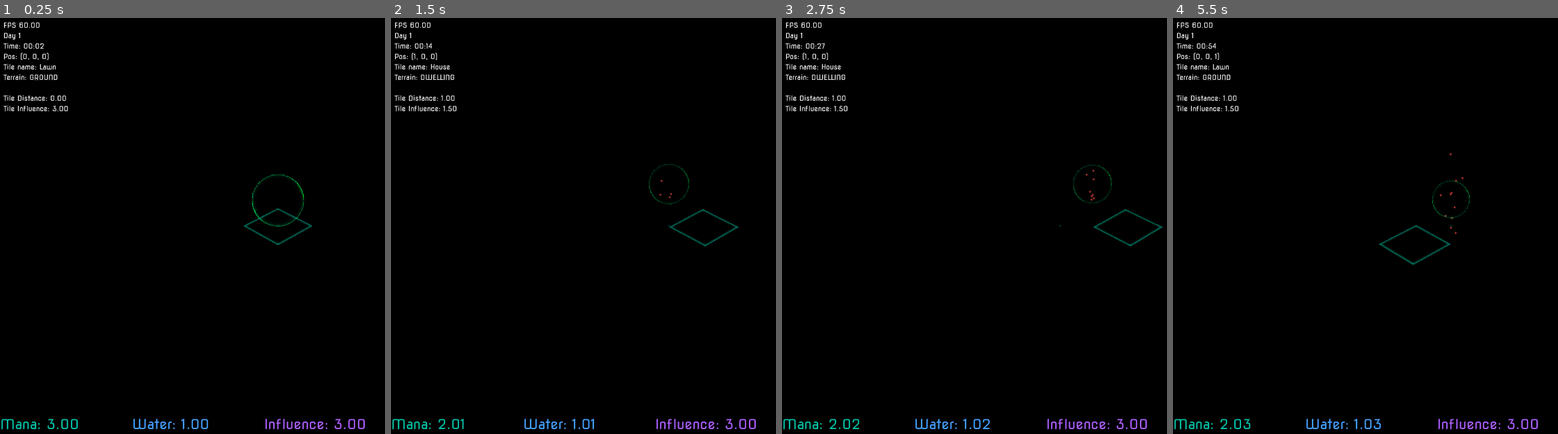
Above: before the commit, frames 1-4 (left to right).
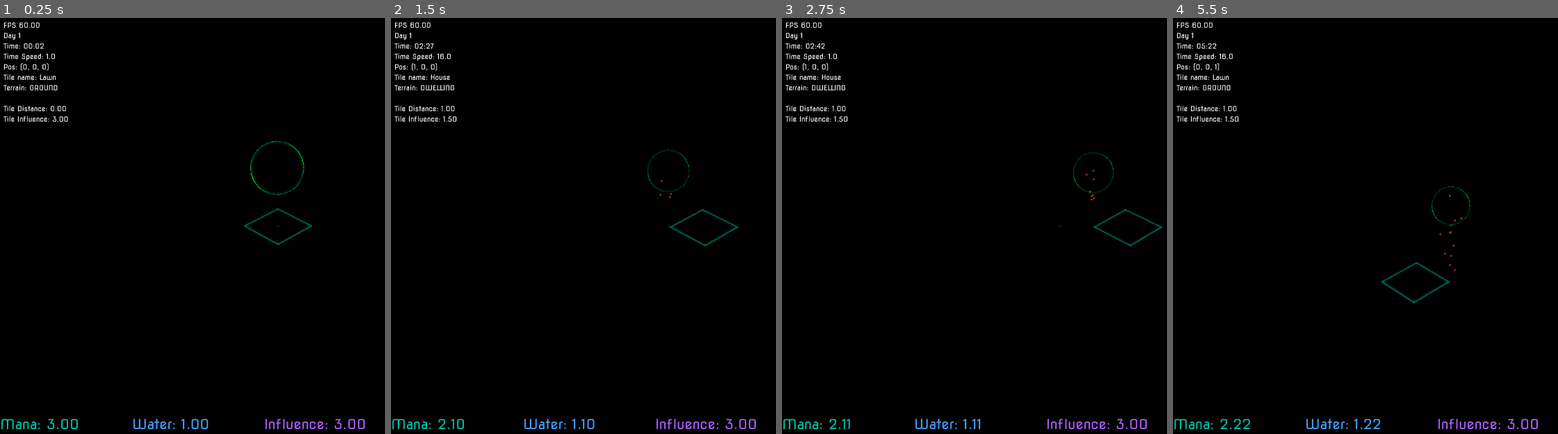
Above: after the commit, the same moments.

Repository: greenavalanche/gridmesh-test
Game: Godot game, scene res://scenes/root.tscn
Two runs of this game, one before a commit and one after it. Both use one fixed random seed, a clock stepped at 60 frames per second and the inputs below.
Inputs (mouse positions are in pixels of both pictures, inside the frame that each line leads up to):
- Up to frame 1 (0.25 s): no input
- Up to frame 2 (1.5 s): tap Enter (tile_action) at 0.5 s; move the mouse to (outside the picture) at 0.52 s; hold D (cursor_right) 0.53-1.28 s; tap Space (time_flow_toggle, bound only after the commit) at 0.6 s; move the mouse to (556, 246) at 1.27 s; hold S (cursor_down) from 1.28 s (still down); tap Down (camera_down) at 1.35 s
- Up to frame 3 (2.75 s): tap Space (time_flow_toggle, bound only after the commit) at 1.55, 2.3 s; move the mouse to (1116, 134) at 2.02 s; release S (cursor_down) at 2.03 s; hold D (cursor_right) from 2.03 s (still down); tap Left (camera_left) at 2.1 s
- Up to frame 4 (5.5 s): tap Tab (cursor_reset) at 2.75 s; move the mouse to (1423, 309) at 2.77 s; release D (cursor_right) at 2.78 s; hold W (cursor_up) 2.78-3.53 s; tap Right (camera_right) at 2.85 s; tap Space (time_flow_toggle, bound only after the commit) every 0.75 s from 3.05 to 5.3 s; tap Escape (camera_reset) at 3.5 s; move the mouse to (outside the picture) at 3.52 s; hold Middle mouse button (camera_toggle) 3.53-4.28 s; hold A (cursor_left) 3.53-5.03 s; move the mouse to (1284, 163) at 4.27 s; tap Up (camera_up) at 4.35 s; move the mouse to (1477, 226) at 5.02 s; hold S (cursor_down) from 5.03 s (still down); tap Enter (tile_action) at 5.1 s

The runs differ from the first frame. In frame 1, 1.1% of the frame differs, in the area x 0-80%, y 8-51%; in frame 2, 1.1%; in frame 3, 1.1%; in frame 4, 1.5%, in the area x 0-78%, y 6-99%.

Commit message:
fix stages logic add time acceleration as a non-cheat :D

Diff:
--- a/project.godot
+++ b/project.godot
@@ -23,7 +23,6 @@
 
 window/size/viewport_width=1280
 window/size/viewport_height=960
-window/size/mode=4
 window/vsync/vsync_mode=3
 
 [input]
@@ -32,7 +31,6 @@
 "deadzone": 0.2,
 "events": [Object(InputEventMouseButton,"resource_local_to_scene":false,"resource_name":"","device":-1,"window_id":0,"a …(258 unchanged characters)…
 , Object(InputEventJoypadMotion,"resource_local_to_scene":false,"resource_name":"","device":-1,"axis":5,"axis_value":1.0,"script":null)
-, Object(InputEventKey,"resource_local_to_scene":false,"resource_name":"","device":-1,"window_id":0,"alt_pressed":false,"shift_pressed":false,"ctrl_pressed":false,"meta_pressed":false,"pressed":false,"keycode":0,"physical_keycode":32,"key_label":0,"unicode":32,"location":0,"echo":false,"script":null)
 ]
 }
 camera_left={
@@ -116,9 +114,10 @@
 "events": [Object(InputEventKey,"resource_local_to_scene":false,"resource_name":"","device":-1,"window_id":0,"alt_press …(191 unchanged characters)…
 ]
 }
-cheat_time={
+time_flow_toggle={
 "deadzone": 0.2,
-"events": [Object(InputEventKey,"resource_local_to_scene":fa …(66 unchanged characters)… se,"shift_pressed":false,"ctrl_pressed":true,"meta_pressed":false,"pressed":false,"keycode":0,"physical_keycode":84,"key_label":0,"unicode":116,"location":0,"echo":false,"script":null)
+"events": [Object(InputEventKey,"resource_local_to_scene":fa …(66 unchanged characters)… se,"shift_pressed":false,"ctrl_pressed":false,"meta_pressed":false,"pressed":false,"keycode":0,"physical_keycode":32,"key_label":0,"unicode":32,"location":0,"echo":false,"script":null)
+, Object(InputEventJoypadButton,"resource_local_to_scene":false,"resource_name":"","device":-1,"button_index":12,"pressure":0.0,"pressed":true,"script":null)
 ]
 }
 
--- a/scenes/root.tscn
+++ b/scenes/root.tscn
@@ -48,6 +48,12 @@
 size_flags_horizontal = 0
 theme = ExtResource("4_j287u")
 text = "Time"
+
+[node name="TimeSpeed" type="Label" parent="Stats/VBoxContainer"]
+layout_mode = 2
+size_flags_horizontal = 0
+theme = ExtResource("4_j287u")
+text = "Time Speed"
 
 [node name="CursorPos" type="Label" parent="Stats/VBoxContainer"]
 layout_mode = 2
--- a/scripts/manager.gd
+++ b/scripts/manager.gd
@@ -6,6 +6,8 @@
 @export var START_WATER: float = 1.0
 @export var MANA_PER_INFLUENCE_PER_DAY: float = 0.33
 var time: GameTime
+var time_speeds = [0.0, 1.0, 16.0]
+var time_speed_idx: int = 1
 
 var mana: FloatResource = FloatResource.new(START_MANA, 0.0, START_MANA_TOTAL)
 var water: FloatResource = FloatResource.new(START_WATER)
@@ -14,14 +16,24 @@
 
 var plants: Array[Plant] = []
 
+var prev_time: float
+
 func _ready() -> void:
 	time = GameTime.new(0.0)
 
 func _process(delta: float) -> void:
+	process_time_speed_toggle()
 	time.flow(delta)
-	replenish_mana(delta)
-	replenish_water(delta)
 	process_cheat_codes(delta)
+	var time_delta = time.time - prev_time
+	replenish_mana(time_delta)
+	replenish_water(time_delta)
+	prev_time = time.time
+
+func process_time_speed_toggle():
+	if Input.is_action_just_pressed("time_flow_toggle"):
+		time_speed_idx = (time_speed_idx + 1) % time_speeds.size()
+		time.speed = time_speeds[time_speed_idx]
 
 func process_cheat_codes(delta):
 	if Input.is_action_pressed("cheat_water"):
@@ -30,8 +42,6 @@
 		mana.add(delta)
 	if Input.is_action_pressed("cheat_influence"):
 		influence.add(delta)
-	if Input.is_action_pressed("cheat_time"):
-		time.flow(delta*7)
 
 func replenish_mana(delta: float):
 	mana.add(delta / time.get_delay(1) * influence.value * MANA_PER_INFLUENCE_PER_DAY)
--- a/scripts/manager/game_time.gd
+++ b/scripts/manager/game_time.gd
@@ -10,12 +10,13 @@
 var minute: float
 var day: int:
 	get=get_day
+var speed: float = 1.0
 
 func _init(_time: float):
 	time = _time
 
 func flow(delta: float):
-	time += delta
+	time += delta * speed
 
 func get_day():
 	return __get_days() + 1
@@ -24,7 +25,7 @@
 	return int(time / DAY_LENGTH)
 
 func time_string() -> String:
-	var daytime: float = time - __get_days()
+	var daytime: float = time - __get_days() * DAY_LENGTH
 	var hour = int(daytime / HOUR_LENGTH)
 	var minute = (daytime - hour * HOUR_LENGTH) / MINUTE_LENGTH
 	return "%02d:%02d" % [hour, minute]
--- a/scripts/plant/plant.gd
+++ b/scripts/plant/plant.gd
@@ -17,100 +17,102 @@
 var water_indicator: Node3D
 
 func _init(_game: Game, _plant: PlantResource, _x: int, _y: int):
-    game = _game
-    plant = _plant
-    x = _x
-    y = _y
+	game = _game
+	plant = _plant
+	x = _x
+	y = _y
 
 func _enter_tree() -> void:
-    global_position = Vector3(x, 0, y)
-    __process_growth()
+	global_position = Vector3(x, 0, y)
+	__process_growth()
 
 func _exit_tree() -> void:
-    stage_node.queue_free()
+	if stage_node:
+		stage_node.queue_free()
 
 func _process(_delta: float) -> void:
-    var progress: float = current_stage.get_progress()
-    if stage_node and progress > 0.0:
-        var progress_scale: float = lerp(MIN_PROGRESS_SCALE, 1.0, progress)
-        stage_node.scale = Vector3(progress_scale, progress_scale, progress_scale)
-    if 0.0 < progress and progress < 1.0 and not progress_bar:
-        create_progress_bar()
-    elif progress == 1.0 and progress_bar:
-        progress_bar.queue_free()
-        progress_bar = null
-    elif progress_bar:
-        progress_bar.set_progress(progress)
-    elif needs_water() and not water_indicator:
-        create_water_indicator()
-    elif water_indicator and not needs_water():
-        water_indicator.queue_free()
-        set_stage_node(current_stage.node)
-        water_indicator = null
-    if progress == 1.0:
-        __process_growth()
+	var progress: float = current_stage.get_progress()
+	if stage_node and progress > 0.0:
+		var progress_scale: float = lerp(MIN_PROGRESS_SCALE, 1.0, progress)
+		stage_node.scale = Vector3(progress_scale, progress_scale, progress_scale)
+	if 0.0 < progress and progress < 1.0 and not progress_bar:
+		create_progress_bar()
+	elif progress == 1.0 and progress_bar:
+		progress_bar.queue_free()
+		progress_bar = null
+	elif progress_bar:
+		progress_bar.set_progress(progress)
+	elif needs_water() and not water_indicator:
+		create_water_indicator()
+	elif water_indicator and not needs_water():
+		water_indicator.queue_free()
+		set_stage_node(current_stage.node)
+		water_indicator = null
+	if progress == 1.0:
+		__process_growth()
 
 func _to_string() -> String:
-    return plant.name
+	return plant.name
 
 func __center_node(_node: Node3D):
-    _node.position = Vector3(0.5, 0, 0.5)
+	_node.position = Vector3(0.5, 0, 0.5)
 
 func set_stage_node(_node: Node3D):
-    __center_node(_node)
-    _node.scale = Vector3(MIN_PROGRESS_SCALE, MIN_PROGRESS_SCALE, MIN_PROGRESS_SCALE)
-    if stage_node:
-        stage_node.queue_free()
-    add_child(_node)
-    stage_node = _node
+	__center_node(_node)
+	_node.scale = Vector3(MIN_PROGRESS_SCALE, MIN_PROGRESS_SCALE, MIN_PROGRESS_SCALE)
+	_node.rotate_y(randf()*2*PI)
+	if stage_node:
+		stage_node.queue_free()
+	add_child(_node)
+	stage_node = _node
 
 func set_stage(stage_idx: int) -> bool:
-    if stage_idx >= plant.stages.size():
-        return false
-    var new_stage = PlantStage.new(game, plant.stages[stage_idx])
-    current_stage = new_stage
-    current_stage_idx = stage_idx
+	if stage_idx >= plant.stages.size():
+		return false
+	var new_stage = PlantStage.new(game, plant.stages[stage_idx])
+	current_stage = new_stage
+	current_stage_idx = stage_idx
 
-    if progress_bar:
-        progress_bar.queue_free()
+	if progress_bar:
+		progress_bar.queue_free()
 
-    return true
+	return true
 
 func create_progress_bar():
-    progress_bar = PROGRESS_BAR_SCENE.instantiate()
-    __center_node(progress_bar)
-    progress_bar.init(game.world_camera, get_stage_progress(), plant.progress_bar_height)
-    add_child(progress_bar)
+	progress_bar = PROGRESS_BAR_SCENE.instantiate()
+	__center_node(progress_bar)
+	progress_bar.init(game.world_camera, get_stage_progress(), plant.progress_bar_height)
+	add_child(progress_bar)
 
 func create_water_indicator():
-    water_indicator = INPUT_INDICATOR_SCENE.instantiate()
-    __center_node(water_indicator)
-    add_child(water_indicator)
+	water_indicator = INPUT_INDICATOR_SCENE.instantiate()
+	__center_node(water_indicator)
+	add_child(water_indicator)
 
 func water():
-    current_stage.watered = true
-    current_stage.start_growth()
+	current_stage.watered = true
+	current_stage.start_growth()
 
 func needs_water() -> bool:
-    return current_stage and not current_stage.watered
+	return current_stage and not current_stage.watered
 
 func get_stage() -> int:
-    return current_stage_idx
+	return current_stage_idx
 
 func num_stages() -> int:
-    return plant.stages.size()
+	return plant.stages.size()
 
 func get_stage_progress():
-    return current_stage.get_progress()
+	return current_stage.get_progress()
 
 func get_influence():
-    var i = 0.0
-    for s in range(0, current_stage_idx + 1):
-        if s == current_stage_idx:
-            i += current_stage.get_influence()
-        else:
-            i += plant.stages[s].influence
-    return i
+	var i = 0.0
+	for s in range(0, current_stage_idx + 1):
+		if s == current_stage_idx:
+			i += current_stage.get_influence()
+		else:
+			i += plant.stages[s].influence
+	return i
 
 func __process_growth():
-    set_stage(current_stage_idx + 1)
+	set_stage(current_stage_idx + 1)
--- a/scripts/player.gd
+++ b/scripts/player.gd
@@ -8,6 +8,13 @@
 
 @export var MIN_SCALE: float = 0.3
 @export var MAX_SCALE: float = 1.0
+@export var MIN_HEIGHT = 0.333
+@export var MAX_HEIGHT = 1.111
+@export var HEIGHT_CYCLE = 21.42
+@export var WIGGLE_AMOUNT = 0.111
+@export var WIGGLE_OFFSET = 0.42 * PI
+@export var WIGGLE_OFFSET_CHANGE = 0.1
+@export var WIGGLE_CYCLE = 7.00
 
 @export var grid_position: Vector3i = Vector3i(0, 0, 0):
 	get: return grid_position
@@ -20,8 +27,15 @@
 	if game.grid_map:
 		position = game.grid_map.map_to_local(grid_position)
 
-func _process(_delta: float) -> void:
+func _process(delta: float) -> void:
 	update_position()
+	var time2pi: float = game.manager.time.time * 2 * PI
+
+	position.y += lerp(MIN_HEIGHT, MAX_HEIGHT, (sin(time2pi / HEIGHT_CYCLE) + 1) / 2)
+	position.x += sin(time2pi / WIGGLE_CYCLE) * WIGGLE_AMOUNT
+	position.z += sin((time2pi + WIGGLE_OFFSET) / WIGGLE_CYCLE) * WIGGLE_AMOUNT
+	WIGGLE_OFFSET += WIGGLE_OFFSET_CHANGE * delta
+
 	var power = game.manager.mana.get_usage()
 	var _power = clamp(power, 0.01, 1.0)
 	glow.look_at(camera.global_position, Vector3.MODEL_FRONT)
--- a/scripts/stats.gd
+++ b/scripts/stats.gd
@@ -5,6 +5,7 @@
 @onready var fps: Label = $VBoxContainer/FPS
 @onready var day: Label = $VBoxContainer/Day
 @onready var time: Label = $VBoxContainer/Time
+@onready var time_speed: Label = $VBoxContainer/TimeSpeed
 @onready var cursor_pos: Label = $VBoxContainer/CursorPos
 @onready var tile_name: Label = $VBoxContainer/TileName
 @onready var terrain_name: Label = $VBoxContainer/TerrainName
@@ -22,6 +23,7 @@
 	fps.text = "FPS %0.2f" % (1.0/_delta)
 	day.text = "Day " + str(game.manager.time.get_day())
 	time.text = "Time: " + game.manager.time.time_string()
+	time_speed.text = "Time Speed: " + str(game.manager.time.speed)
 	cursor_pos.text = "Pos: " + str(game.selected_position)
 	tile_name.text = "Tile name: " + game.selected_tile_name
 	terrain_name.text = "Terrain: " + game.selected_tile_terrain
Not shown, changed: blender/plants/fmn2.blend
